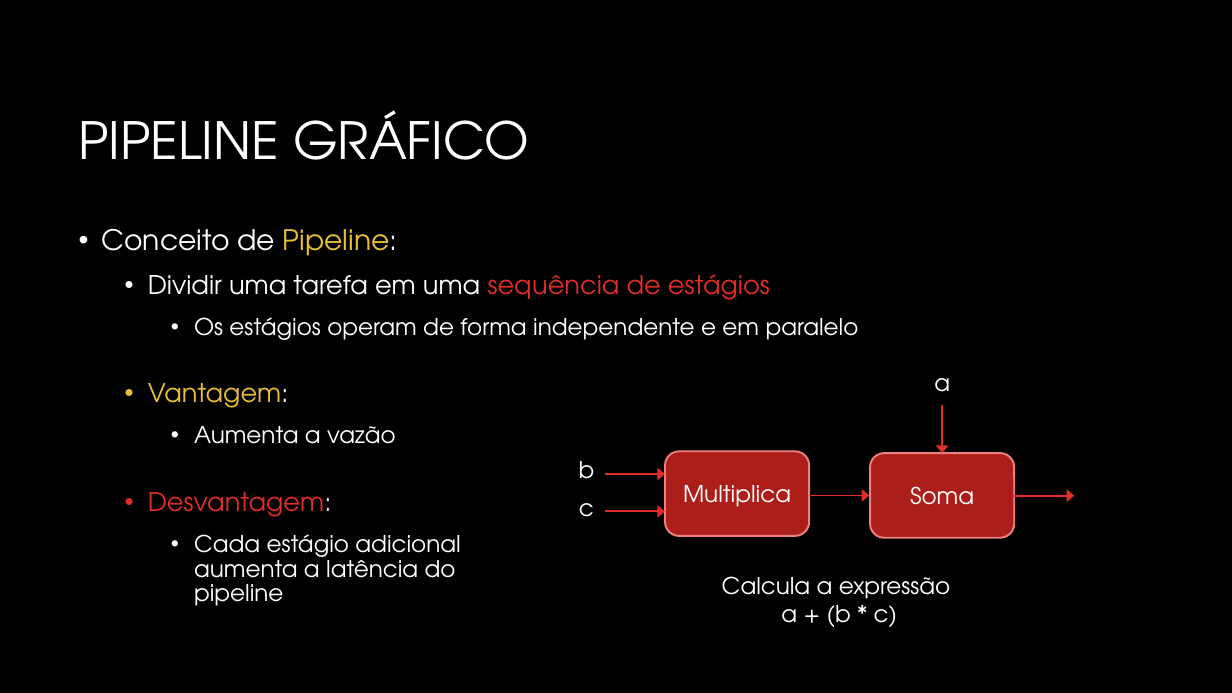
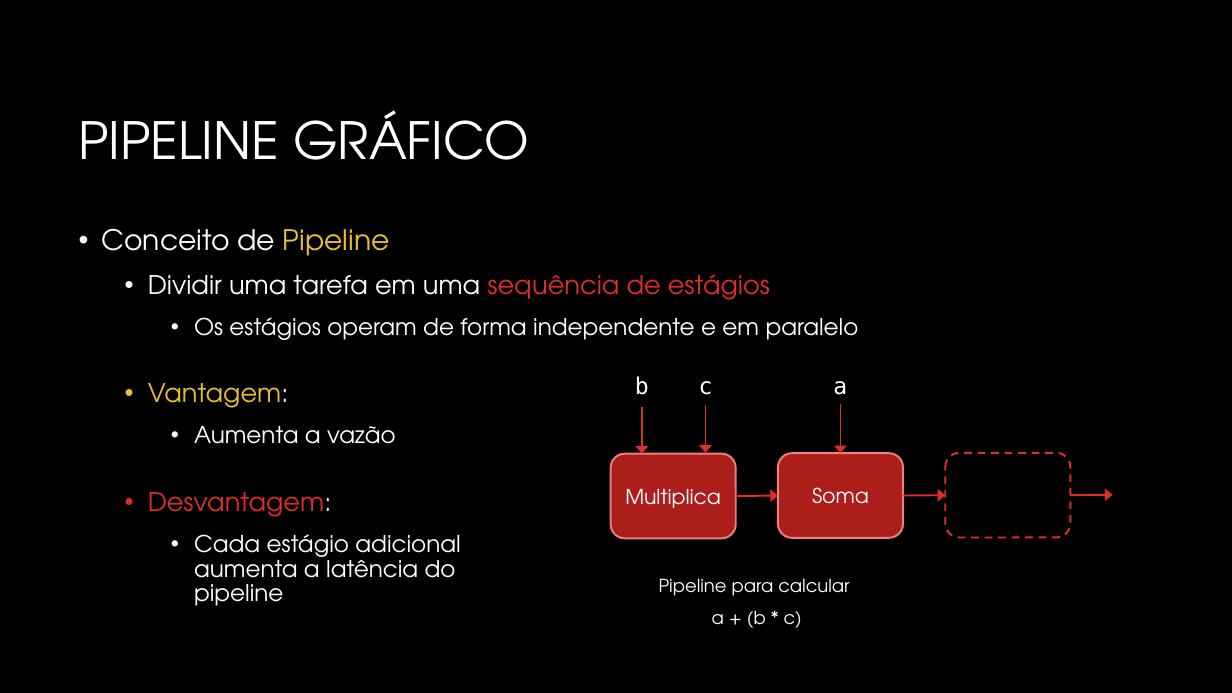
Before and after one commit to JudsonSS/CG, a slide deck: slide 18 of Slides/01. Conceitos Básicos.pptx (slide 15 before the commit). Drawn at 1232x693 pixels with LibreOffice and Linux fonts; fonts in the diff are those of the drawing; background and template pictures are left out. Boxes give left, top, right and bottom in pixels: in the first picture for what was removed or moved away, otherwise in the second. Text is boxed around its words. In the diff, an @@ line names an element or a change of style, - is before the commit and + after.

```diff
--- a/Slides/01. Conceitos Básicos.pptx
+++ b/Slides/01. Conceitos Básicos.pptx
@@ text at [102, 228, 390, 256]: text changed @@
-• Conceito de Pipeline:
+• Conceito de Pipeline
@@ text "b": place and size @@
-text "b" at [579, 461, 595, 479]
+text "b" at [635, 376, 649, 395]
@@ font TeX Gyre Adventor to DejaVu Sans Mono in 3 elements at [833, 381, 847, 395], [635, 376, 649, 395], [699, 381, 713, 395] @@
@@ text "c": place and size @@
-text "c" at [579, 503, 594, 517]
+text "c" at [699, 381, 713, 395]
@@ text "a": place and size @@
-text "a" at [934, 378, 950, 392]
+text "a" at [833, 381, 847, 395]
@@ arrow moved from (605, 474) - (665, 474) to (642, 407) - (642, 454) @@
@@ arrow added from (706, 405) to (706, 453), #DF2E28 1.5 pt @@
@@ arrow moved from (943, 405) - (943, 453) to (841, 405) - (841, 453) @@
@@ rounded rectangle "Multiplica": place and size @@
-rounded rectangle "Multiplica" at [665, 451, 810, 536]
+rounded rectangle "Multiplica" at [611, 454, 736, 539]
@@ rounded rectangle "Multiplica" at [611, 454, 736, 539]: size 18 to 16 pt @@
@@ rounded rectangle "Soma" at [778, 453, 903, 538]: size 18 to 16 pt @@
@@ rounded rectangle "Soma": place and size @@
-rounded rectangle "Soma" at [871, 453, 1015, 538]
+rounded rectangle "Soma" at [778, 453, 903, 538]
@@ rounded rectangle added at [945, 453, 1070, 538], outline #DF2E28 1.5 pt dashed @@
@@ arrow moved from (605, 511) - (665, 511) to (736, 496) - (778, 495) @@
@@ arrow moved from (810, 495) - (870, 495) to (903, 495) - (945, 495) @@
@@ arrow moved from (1015, 495) - (1075, 495) to (1070, 495) - (1113, 494) @@
@@ text at [659, 578, 849, 628]: text changed; size 18 to 14 pt @@
-Calcula a expressão
-a + (b * c)
+Pipeline para calcular
+a + (b * c)
```
Also in this commit, not shown: 15 other slides changed, 3 slides added, 9 other files.
